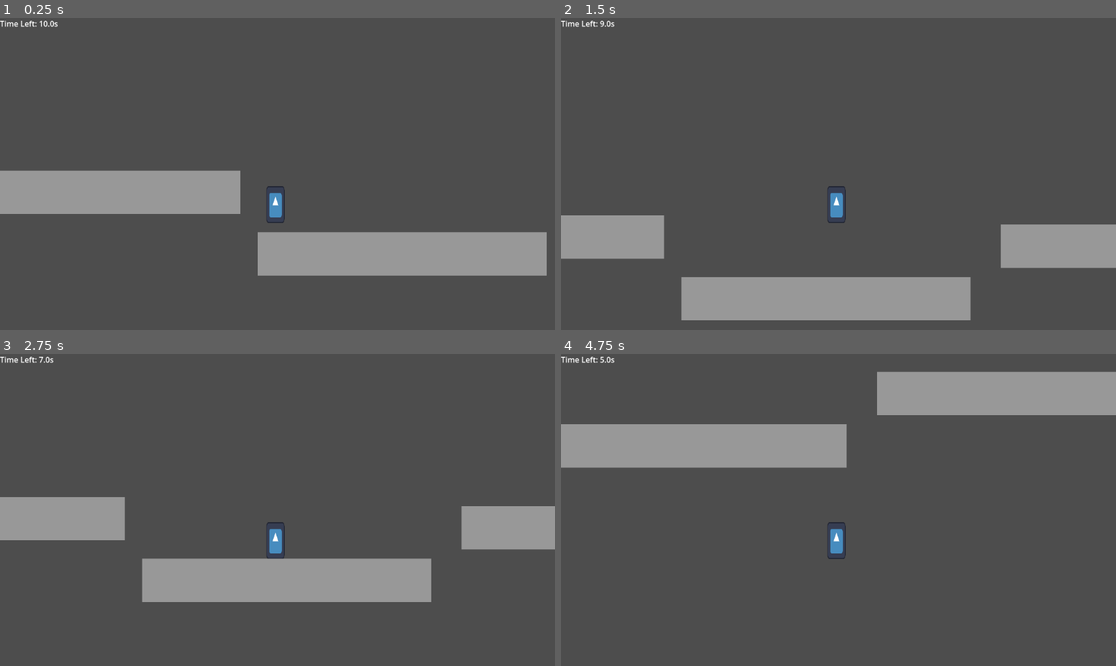
Above: before the commit, frames 1-4 (two rows, left to right).
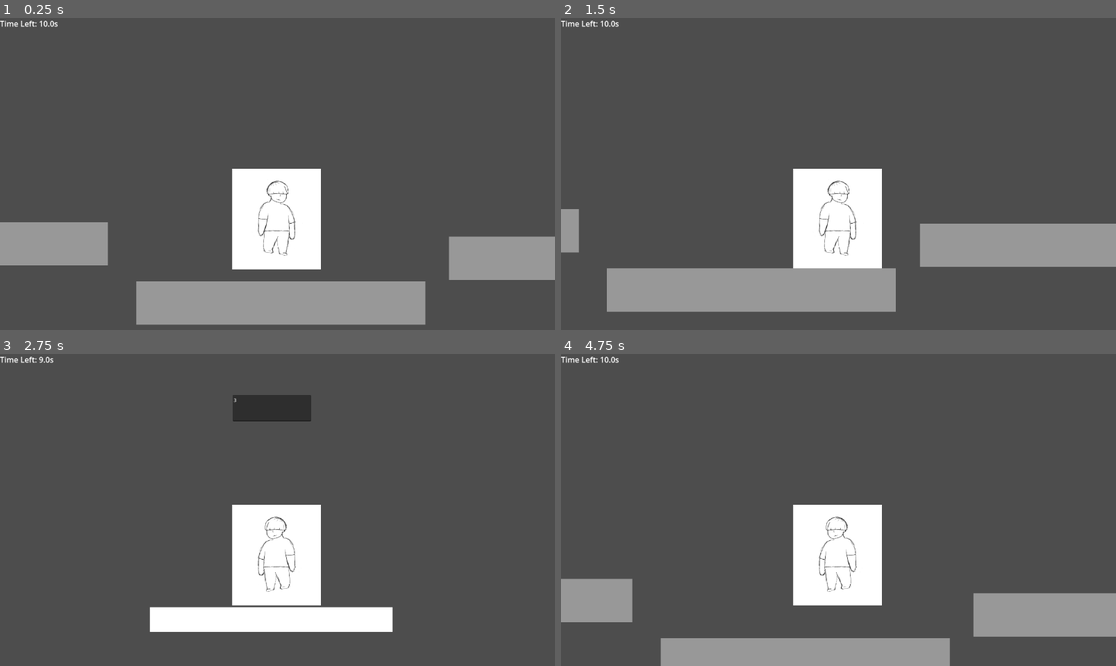
Above: after the commit, the same moments.

Repository: UmbraSky/Scopophobia-Game-Jam
Game: Godot game, scene res://scenes/main.tscn
The game is run twice, just before and just after one commit, with the same random seed, the same clock (stepped at 60 frames per second) and the same inputs. The engine's default icon, where the game draws it, is replaced by a stand-in: a white triangle on a blue panel in a dark square.
Inputs (mouse positions are in pixels of both pictures, inside the frame that each line leads up to):
- Up to frame 1 (0.25 s): no input
- Up to frame 2 (1.5 s): tap Enter (ui_accept) at 0.5, 0.77 s; move the mouse to (960, 158) at 0.52 s; hold Right (ui_right) from 0.53 s (still down); click (960, 158) at 0.67 s; move the mouse to (727, 189) at 1.27 s; click (727, 189) at 1.42 s
- Up to frame 3 (2.75 s): tap Enter (ui_accept) at 1.52 s; move the mouse to (333, 441) at 2.02 s; release Right (ui_right) at 2.03 s; hold Left (ui_left) from 2.03 s (still down); click (333, 441) at 2.17 s
- Up to frame 4 (4.75 s): move the mouse to (810, 572) at 2.77 s; release Left (ui_left) at 2.78 s; hold Right (ui_right) 2.78-4.28 s; click (810, 572) at 2.92 s; tap Enter (ui_accept) at 3.02, 3.77, 4.52 s; move the mouse to (1005, 556) at 3.52 s; click (1005, 556) at 3.67 s; move the mouse to (672, 463) at 4.27 s; hold Left (ui_left) from 4.28 s (still down); click (672, 463) at 4.42 s

The runs differ from the first frame. In frame 1, 25% of the frame differs, in the area x 0-100%, y 48-99%; in frame 2, 15%; in frame 3, 20%; in frame 4, 28%, in the area x 0-100%, y 0-100%.

Commit message:
Manual Scene-Platform Switching
Can now manually switch the scene if there is time left on the clock. Will always switch back to "main" area. Also added player concept art

Diff:
--- a/scopophobia/scenes/main.tscn
+++ b/scopophobia/scenes/main.tscn
@@ -10,25 +10,25 @@
 [node name="Main" type="Node2D"]
 
 [node name="Player" parent="." instance=ExtResource("1_o5qli")]
-position = Vector2(118, 369)
+position = Vector2(-169, 214)
 collision_mask = 3
 SPEED = 500.0
 JUMP_VELOCITY = -800.0
 
 [node name="Platform1" parent="." instance=ExtResource("2_0wfyh")]
-position = Vector2(-503, 298)
+position = Vector2(-1100, 141)
 collision_mask = 3
 platform_id = 1
 scene_to_load = ExtResource("5_o6xl0")
 
 [node name="Platform2" parent="." instance=ExtResource("2_0wfyh")]
-position = Vector2(558, 511)
+position = Vector2(-2, 346)
 collision_mask = 3
 platform_id = 2
 scene_to_load = ExtResource("3_tbgi4")
 
 [node name="Platform3" parent="." instance=ExtResource("2_0wfyh")]
-position = Vector2(1663, 329)
+position = Vector2(1080, 191)
 collision_mask = 3
 platform_id = 3
 scene_to_load = ExtResource("4_tefeu")
--- a/scopophobia/scenes/player.tscn
+++ b/scopophobia/scenes/player.tscn
@@ -1,28 +1,30 @@
 [gd_scene load_steps=5 format=3 uid="uid://foetv4uekqc"]
 
-[ext_resource type="Texture2D" uid="uid://bspv4eflq5yg0" path="res://icon.svg" id="1_3vyb7"]
 [ext_resource type="Script" uid="uid://bjmt5scm5nj1p" path="res://scripts/player.gd" id="1_g2els"]
+[ext_resource type="Texture2D" uid="uid://c8yw0mmcguces" path="res://images/player_scopophobia.png" id="2_g2els"]
 
 [sub_resource type="RectangleShape2D" id="RectangleShape2D_g2els"]
-size = Vector2(60, 126)
+size = Vector2(303, 345)
 
 [sub_resource type="RectangleShape2D" id="RectangleShape2D_qhqgy"]
-size = Vector2(74, 137)
+size = Vector2(311, 343)
 
 [node name="player" type="CharacterBody2D" groups=["player"]]
+position = Vector2(-151, 194)
 script = ExtResource("1_g2els")
 
 [node name="Sprite2D" type="Sprite2D" parent="."]
-position = Vector2(1, -65)
-scale = Vector2(0.492188, 1)
-texture = ExtResource("1_3vyb7")
+position = Vector2(153, -196.5)
+scale = Vector2(0.7, 0.7)
+texture = ExtResource("2_g2els")
+flip_h = true
 
 [node name="CollisionShape2D" type="CollisionShape2D" parent="."]
-position = Vector2(1, -66)
+position = Vector2(150.5, -197.5)
 shape = SubResource("RectangleShape2D_g2els")
 
 [node name="Camera2D" type="Camera2D" parent="."]
-position = Vector2(8, -171)
+position = Vector2(156, -352)
 zoom = Vector2(0.6, 0.6)
 
 [node name="Timer" type="Timer" parent="."]
@@ -30,5 +32,7 @@
 [node name="Area2D" type="Area2D" parent="." groups=["player"]]
 
 [node name="CollisionShape2D" type="CollisionShape2D" parent="Area2D"]
-position = Vector2(0, -64.5)
+position = Vector2(151.5, -198.5)
 shape = SubResource("RectangleShape2D_qhqgy")
+
+[node name="Marker2D" type="Marker2D" parent="."]
--- a/scopophobia/scenes/test1.tscn
+++ b/scopophobia/scenes/test1.tscn
@@ -1,26 +1,36 @@
-[gd_scene load_steps=3 format=3 uid="uid://ddwerr7kmnxb7"]
+[gd_scene load_steps=5 format=3 uid="uid://ddwerr7kmnxb7"]
 
 [ext_resource type="PackedScene" uid="uid://foetv4uekqc" path="res://scenes/player.tscn" id="2_h46hq"]
 
 [sub_resource type="RectangleShape2D" id="RectangleShape2D_oydga"]
 
+[sub_resource type="QuadMesh" id="QuadMesh_oydga"]
+
+[sub_resource type="MeshTexture" id="MeshTexture_h46hq"]
+
 [node name="Node2D" type="Node2D"]
 
 [node name="TextEdit" type="TextEdit" parent="."]
-offset_left = -569.0
-offset_top = 1485.0
-offset_right = -297.0
-offset_bottom = 1576.0
+offset_left = -757.0
+offset_top = -519.0
+offset_right = -485.0
+offset_bottom = -428.0
 text = "1"
 metadata/_edit_use_anchors_ = true
 
 [node name="Player" parent="." instance=ExtResource("2_h46hq")]
-position = Vector2(-197, 59)
+position = Vector2(-344, 13)
 
 [node name="StaticBody2D" type="StaticBody2D" parent="."]
-position = Vector2(570, 154)
+position = Vector2(355, -72)
 scale = Vector2(42.408, 5.53845)
 
 [node name="CollisionShape2D" type="CollisionShape2D" parent="StaticBody2D"]
-position = Vector2(-26.363, 298)
+position = Vector2(-22.873, 34.3056)
 shape = SubResource("RectangleShape2D_oydga")
+
+[node name="MeshInstance2D" type="MeshInstance2D" parent="StaticBody2D"]
+position = Vector2(-22.8495, 34.6667)
+scale = Vector2(19.7736, 15.1798)
+mesh = SubResource("QuadMesh_oydga")
+texture = SubResource("MeshTexture_h46hq")
--- a/scopophobia/scenes/test2.tscn
+++ b/scopophobia/scenes/test2.tscn
@@ -1,25 +1,35 @@
-[gd_scene load_steps=3 format=3 uid="uid://0xafgnht3tqh"]
+[gd_scene load_steps=5 format=3 uid="uid://0xafgnht3tqh"]
 
 [ext_resource type="PackedScene" uid="uid://foetv4uekqc" path="res://scenes/player.tscn" id="2_cy281"]
 
 [sub_resource type="RectangleShape2D" id="RectangleShape2D_u577f"]
 
+[sub_resource type="QuadMesh" id="QuadMesh_u577f"]
+
+[sub_resource type="MeshTexture" id="MeshTexture_cy281"]
+
 [node name="Node2D" type="Node2D"]
 
 [node name="TextEdit" type="TextEdit" parent="."]
-offset_left = 399.0
-offset_top = 259.0
-offset_right = 671.0
-offset_bottom = 350.0
+offset_left = -103.0
+offset_top = -306.0
+offset_right = 169.0
+offset_bottom = -215.0
 text = "2"
 metadata/_edit_use_anchors_ = true
 
 [node name="Player" parent="." instance=ExtResource("2_cy281")]
-position = Vector2(850, 48)
+position = Vector2(21, 69)
 
 [node name="StaticBody2D" type="StaticBody2D" parent="."]
-position = Vector2(558, 511)
+position = Vector2(63, 429)
 scale = Vector2(42.408, 5.53845)
 
 [node name="CollisionShape2D" type="CollisionShape2D" parent="StaticBody2D"]
 shape = SubResource("RectangleShape2D_u577f")
+
+[node name="MeshInstance2D" type="MeshInstance2D" parent="StaticBody2D"]
+position = Vector2(-0.0471649, -0.902779)
+scale = Vector2(19.7736, 15.1798)
+mesh = SubResource("QuadMesh_u577f")
+texture = SubResource("MeshTexture_cy281")
--- a/scopophobia/scenes/test3.tscn
+++ b/scopophobia/scenes/test3.tscn
@@ -1,26 +1,36 @@
-[gd_scene load_steps=3 format=3 uid="uid://dtc6oc68k6up4"]
+[gd_scene load_steps=5 format=3 uid="uid://dtc6oc68k6up4"]
 
 [ext_resource type="PackedScene" uid="uid://foetv4uekqc" path="res://scenes/player.tscn" id="2_nytjx"]
 
 [sub_resource type="RectangleShape2D" id="RectangleShape2D_ilhlq"]
 
+[sub_resource type="QuadMesh" id="QuadMesh_ilhlq"]
+
+[sub_resource type="MeshTexture" id="MeshTexture_nytjx"]
+
 [node name="Node2D" type="Node2D"]
 
 [node name="TextEdit" type="TextEdit" parent="."]
-offset_left = 367.0
-offset_top = 1670.0
-offset_right = 639.0
-offset_bottom = 1761.0
+offset_left = 470.0
+offset_top = -629.0
+offset_right = 742.0
+offset_bottom = -538.0
 text = "3"
 metadata/_edit_use_anchors_ = true
 
 [node name="Player" parent="." instance=ExtResource("2_nytjx")]
-position = Vector2(545, -180)
+position = Vector2(545, -34)
 
 [node name="StaticBody2D" type="StaticBody2D" parent="."]
-position = Vector2(1633, 329)
+position = Vector2(997, 378)
 scale = Vector2(42.408, 5.53845)
 
 [node name="CollisionShape2D" type="CollisionShape2D" parent="StaticBody2D"]
-position = Vector2(-26.363, 298)
+position = Vector2(-9.3615, -40.9035)
 shape = SubResource("RectangleShape2D_ilhlq")
+
+[node name="MeshInstance2D" type="MeshInstance2D" parent="StaticBody2D"]
+position = Vector2(-9.26712, -41.5279)
+scale = Vector2(19.7736, 15.1798)
+mesh = SubResource("QuadMesh_ilhlq")
+texture = SubResource("MeshTexture_nytjx")
--- a/scopophobia/scripts/platform.gd
+++ b/scopophobia/scripts/platform.gd
@@ -14,6 +14,7 @@
 		print("Player entered platform ", platform_id)
 		player.current_platform_id = platform_id
 		player.register_platform(platform_id, scene_to_load)
+		print("Current Player Platform ID: ", player.current_platform_id)
 
 func _on_area_exited(area: Area2D):
 	var player = area.get_parent()
@@ -21,3 +22,4 @@
 		if player.current_platform_id == platform_id:
 			print("Player exited platform ", platform_id)
 			player.current_platform_id = -1
+			print("Current Player Platform ID: ", player.current_platform_id)
--- a/scopophobia/scripts/player.gd
+++ b/scopophobia/scripts/player.gd
@@ -5,15 +5,32 @@
 @export var countdown_duration := 10.0  # seconds
 
 @onready var timer: Timer = $Timer
+@onready var sprite_2d: Sprite2D = $Sprite2D
 
 var current_platform_id: int
-var platform_scenes := {}  # platform_id -> PackedScene
+var platform_scenes := {}
+
 
 func _ready():
 	timer.wait_time = countdown_duration
 	timer.timeout.connect(_on_timer_timeout)
 	timer.start()
 	set_process(true)
+
+func _input(event):
+	if timer.time_left > 0:
+		if event is InputEventMouseButton and event.is_pressed() and event.button_index == MOUSE_BUTTON_LEFT:
+			print("Switching Scenes Manually!")
+
+			if get_tree().current_scene.name != "Main" and current_platform_id <= 0:
+				SceneManager.player_position = self.global_position
+				SceneManager.switch_to_scene("res://scenes/main.tscn")
+
+			else:
+				if platform_scenes.has(current_platform_id):
+					var scene = platform_scenes[current_platform_id]
+					SceneManager.player_position = self.global_position
+					SceneManager.switch_to_scene(scene.resource_path)
 
 func register_platform(platform_id: int, scene: PackedScene):
 	platform_scenes[platform_id] = scene  # Register the scene for this platform
@@ -40,6 +57,11 @@
 	else:
 		velocity.x = move_toward(velocity.x, 0, SPEED)
 
+	if direction > 0:
+		sprite_2d.flip_h = true
+	if direction < 0:
+		sprite_2d.flip_h = false
+
 	move_and_slide()
 
 func _on_timer_timeout():
@@ -50,4 +72,6 @@
 		SceneManager.player_position = self.global_position
 		SceneManager.switch_to_scene(scene.resource_path)
 	else:
-		print("No matching platform or scene to load.")
+		if get_tree().current_scene.name != "Main" and current_platform_id == 0:
+			SceneManager.player_position = self.global_position
+			SceneManager.switch_to_scene("res://scenes/main.tscn")
Binary file added: scopophobia/images/player_scopophobia.png
Not shown, added: scopophobia/images/player_scopophobia.png.import
